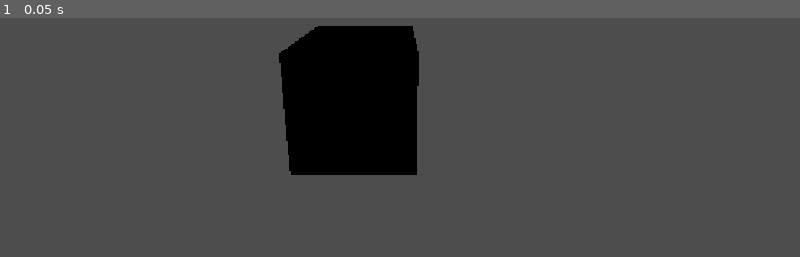
Above: before the commit, frame 1.
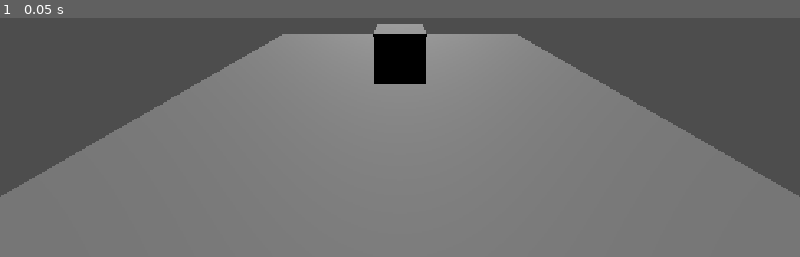
Above: after the commit, the same moment.

Repository: 4N0nYm0u6/spaceman-game
Game: Godot game, scene res://node_3d.tscn
Same seed, same stepped clock (60 frames per second), same inputs: the game is played once before the commit and once after it.
Inputs:
- Up to frame 1 (0.05 s): no input

The runs differ from the first frame. In frame 1, 69% of the frame differs, in the area x 0-100%, y 2-100%.

Commit message:
Update node_3d.tscn

Diff:
--- a/node_3d.tscn
+++ b/node_3d.tscn
@@ -1,21 +1,39 @@
 [gd_scene format=3 uid="uid://belgsbrr2lvpa"]
 
+[sub_resource type="BoxShape3D" id="BoxShape3D_yf5fn"]
+size = Vector3(0.25, 0.25, 0.25)
+
+[sub_resource type="BoxMesh" id="BoxMesh_g4v7s"]
+
 [sub_resource type="BoxShape3D" id="BoxShape3D_57qmd"]
-size = Vector3(3, 3, 3)
+size = Vector3(10, 0.2, 10)
 
 [sub_resource type="BoxMesh" id="BoxMesh_yf5fn"]
 
 [node name="Node3D" type="Node3D" unique_id=1579705753]
 
+[node name="CharacterBody3D" type="CharacterBody3D" parent="." unique_id=1654917867]
+transform = Transform3D(1, 0, 0, 0, 1, 0, 0, 0, 1, 0, 0.15, 0)
+
+[node name="CollisionShape3D" type="CollisionShape3D" parent="CharacterBody3D" unique_id=1892706151]
+shape = SubResource("BoxShape3D_yf5fn")
+
+[node name="MeshInstance3D" type="MeshInstance3D" parent="CharacterBody3D/CollisionShape3D" unique_id=1150375098]
+transform = Transform3D(0.25, 0, 0, 0, 0.25, 0, 0, 0, 0.25, 0, 0, 0)
+mesh = SubResource("BoxMesh_g4v7s")
+
+[node name="DirectionalLight3D" type="DirectionalLight3D" parent="CharacterBody3D" unique_id=1555000697]
+transform = Transform3D(1, 0, 0, 0, -0.817394, 0.5760791, 0, -0.5760791, -0.817394, 0, 4.1826305, -5.541318)
+
 [node name="StaticBody3D" type="StaticBody3D" parent="." unique_id=240526631]
 
 [node name="CollisionShape3D" type="CollisionShape3D" parent="StaticBody3D" unique_id=120628895]
-transform = Transform3D(1, 0, 0, 0, 1, 0, 0, 0, 1, -1.1032715, 0, 0)
+transform = Transform3D(0.2, 0, 0, 0, 0.2, 0, 0, 0, 0.2, 0, 0, 0)
 shape = SubResource("BoxShape3D_57qmd")
 
 [node name="MeshInstance3D" type="MeshInstance3D" parent="StaticBody3D/CollisionShape3D" unique_id=699599402]
-transform = Transform3D(3, 0, 0, 0, 3, 0, 0, 0, 3, 0, 0, 0)
+transform = Transform3D(10, 0, 0, 0, 0.2, 0, 0, 0, 10, 0, 0, 0)
 mesh = SubResource("BoxMesh_yf5fn")
 
 [node name="Camera3D" type="Camera3D" parent="." unique_id=116187620]
-transform = Transform3D(1, 0, 0, 0, 0.9763616, 0.21614374, 0, -0.21614374, 0.9763616, 4.7683716e-07, 3.3194208, 7.5660996)
+transform = Transform3D(1, 0, 0, 0, 0.9763616, 0.21614374, 0, -0.21614374, 0.9763616, 4.7683716e-07, 0.5814309, 1.4658575)
